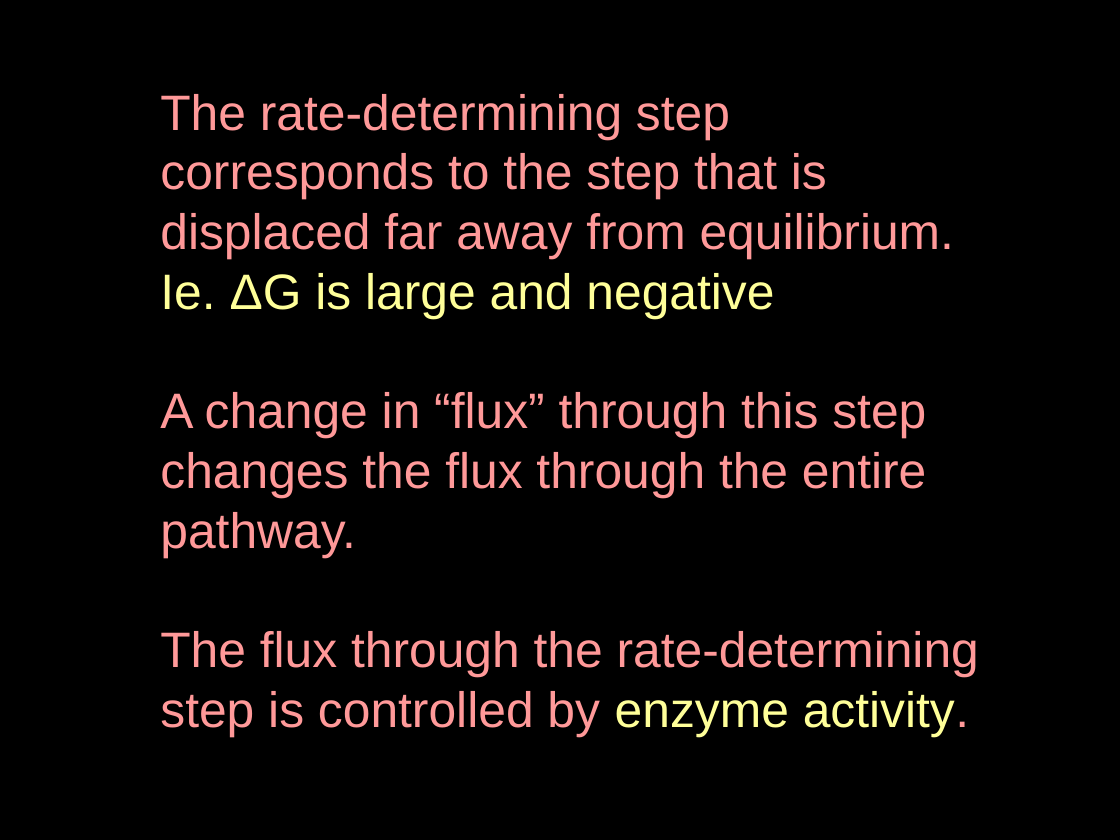
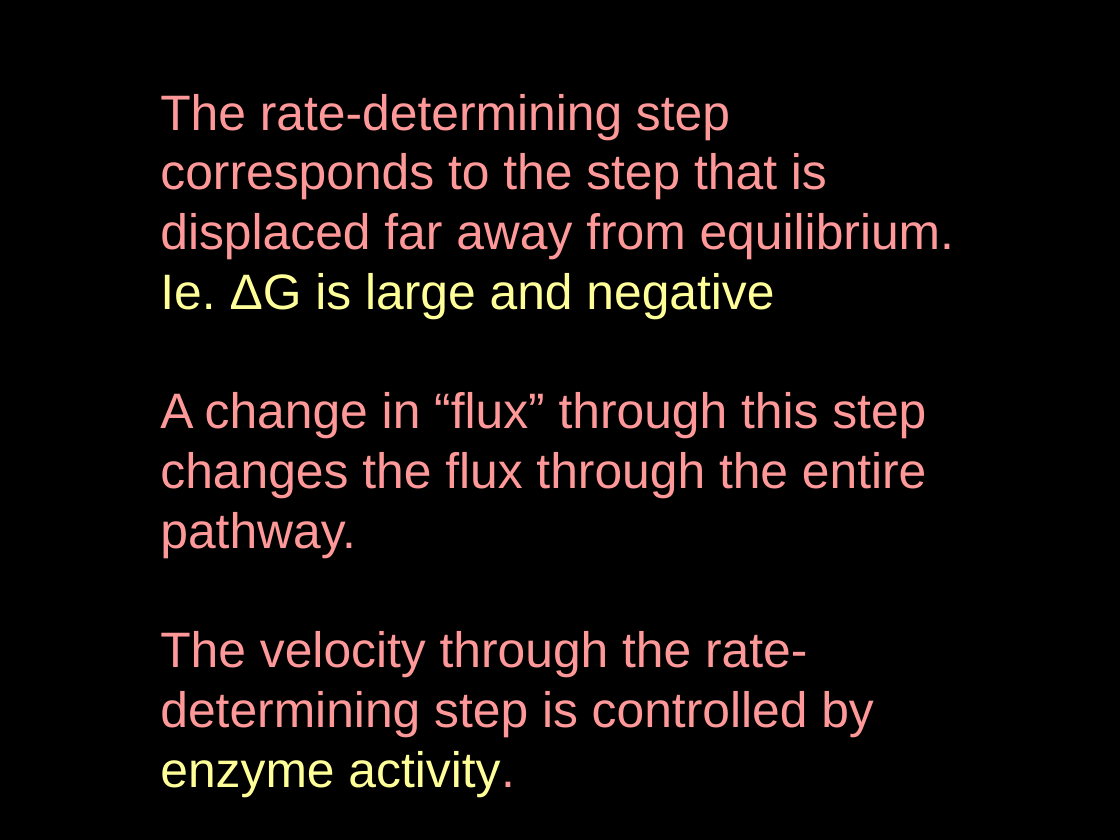
Before and after one commit to AaronM04/school, a slide deck: slide 23 of m108b/Lec_3._thermodynamics-steady_state.ppt. Drawn at 1120x840 pixels with LibreOffice and Linux fonts; fonts in the diff are those of the drawing. Boxes give left, top, right and bottom in pixels: in the first picture for what was removed or moved away, otherwise in the second. Text is boxed around its words. In the diff, an @@ line names an element or a change of style, - is before the commit and + after.

```diff
--- a/m108b/Lec_3._thermodynamics-steady_state.ppt
+++ b/m108b/Lec_3._thermodynamics-steady_state.ppt
@@ text at (x1=160, y1=631, x2=874, y2=797): text changed @@
-The flux through the rate-determining step is controlled by enzyme activity.
+The velocity through the rate-determining step is controlled by enzyme activity.
```
Also in this commit, not shown: 7 other slides changed, 4 other files.
